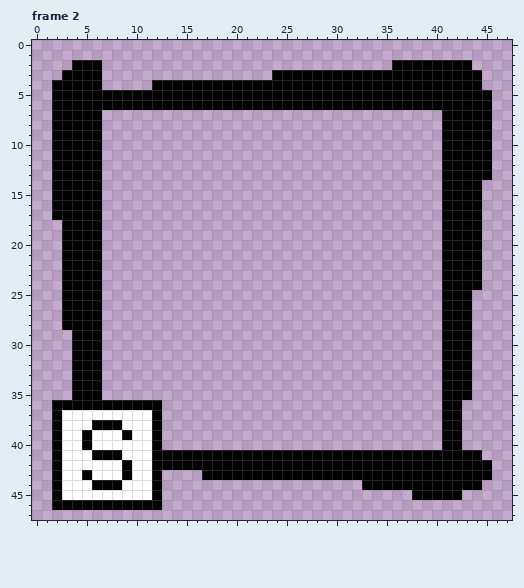
A pixel-art file gets an edit: 과거시험 시제/이미지 작업/interface/skill_ring.aseprite. This is how it looked before the edit.
48x48 pixels, 3 frames. Shown: frame 2. The commit also changed other frames, which this record leaves out.
After:
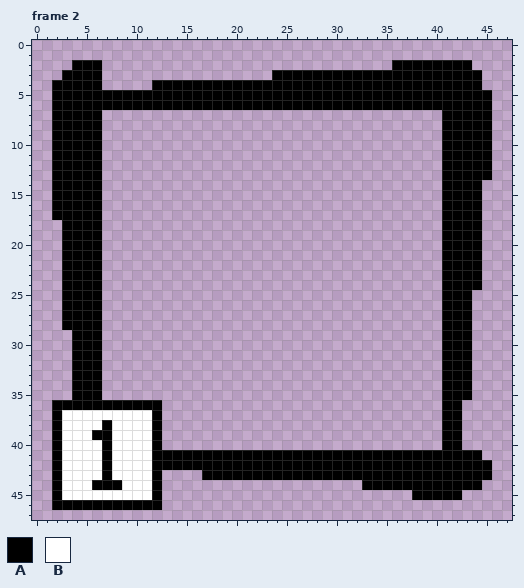
Palette (. is transparent): A #000000  B #ffffff
What changed:
Frame 2, layer "Layer 2":
y 38: x 6 A -> B; x 8 A -> B
y 39: x 5..7 ABB -> BAA; x 9 A -> B
y 40: x 5 A -> B; x 7 B -> A
y 41: x 6 A -> B; x 8 A -> B
y 42: x 7 B -> A; x 9 A -> B
y 43: x 5 A -> B; x 7 B -> A; x 9 A -> B
Where, in picture pixels (left, top, right, bottom), the same in both pictures:
changed: (82, 420, 132, 480)
